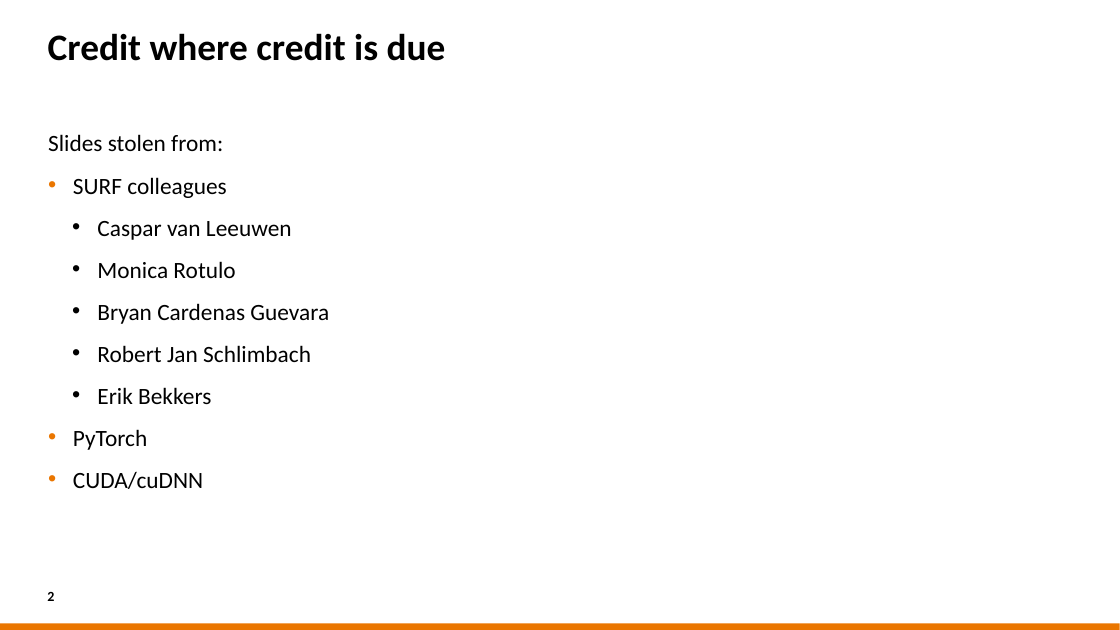
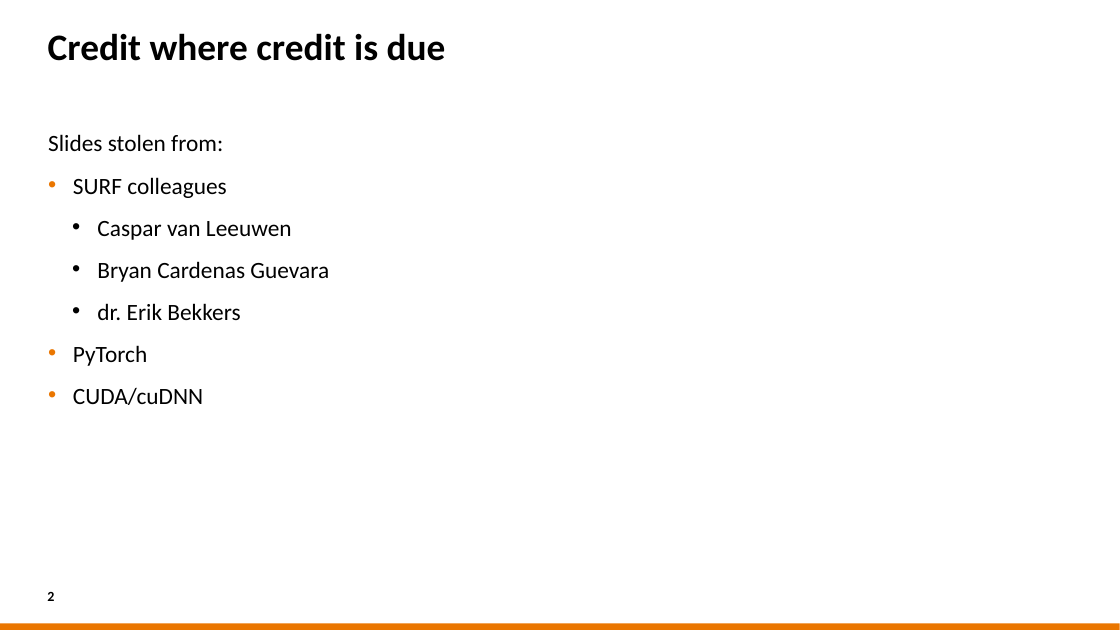
Before and after one commit to sara-nl/HPML-course-materials, a slide deck: slide 2 of Day1/slides/EuroHPC_HPML_welcome.pptx. Drawn at 1120x630 pixels with LibreOffice and Linux fonts; fonts in the diff are those of the drawing; background and template pictures are left out. Boxes give left, top, right and bottom in pixels: in the first picture for what was removed or moved away, otherwise in the second. Text is boxed around its words. In the diff, an @@ line names an element or a change of style, - is before the commit and + after.

```diff
--- a/Day1/slides/EuroHPC_HPML_welcome.pptx
+++ b/Day1/slides/EuroHPC_HPML_welcome.pptx
@@ text at <box>97,261,235,278</box>: paragraph removed @@
-                • Monica Rotulo
@@ text at <box>97,303,240,320</box>: text changed @@
-                • Robert Jan Schlimbach
-                • Erik Bekkers
+                • dr. Erik Bekkers
```
Also in this commit, not shown: 3 other slides changed.
